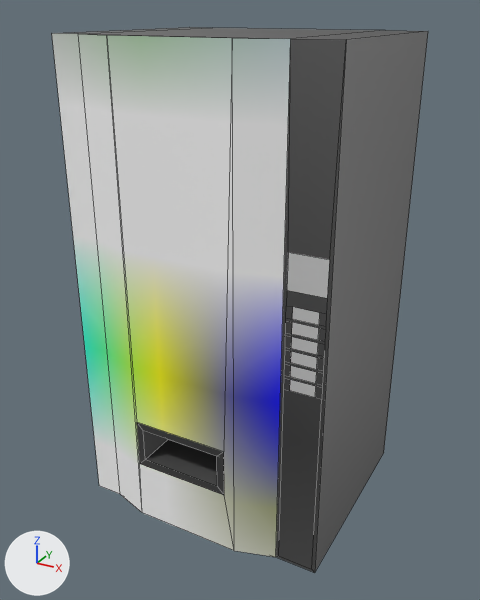
The FBX model Assets/Models/Level Design/Props/Interior/Vendor.fbx: old version first, new version second.
Before and after are seen from a 50 mm camera at (1.262, -2.365, 2.082) aimed at (-0.004, -0.063, 0.931). The axes (+X, +Y, +Z) are drawn at lower left. The lights are the same throughout. Mesh edges are drawn as thin lines. Where no turn or scale is listed for an object, it has been applied to the vertices.

Script lines for the objects in view, before the commit:
```python
me_cube_025 = bpy.data.meshes.new('Cube.025')
me_cube_025.from_pydata(...)  # 86 vertices, 59 faces; spans x -0.55..0.55, y -0.5..0.45, z 0.0..2.0
me_cube_025.materials.append(mat_master)  # picture img_hospital_atlas_png
# before: 1 (0.39, -0.45, 1.34) at pixel (288, 252), 5 (0.54, -0.45, 1.34) at pixel (329, 259), 36 (0.39, -0.45, 1.2) at pixel (286, 290), 37 (0.54, -0.45, 1.2) at pixel (327, 298)
ob_cube_009 = bpy.data.objects.new('Cube.009', me_cube_025)
ob_cube_009.location = (0.0, 0.0, 0.0)
```
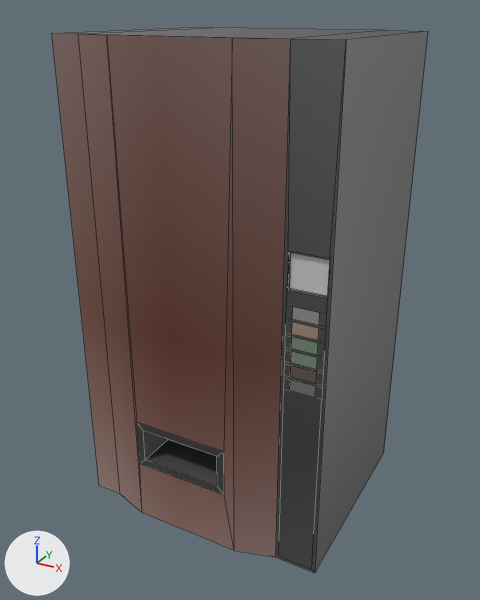
Diff of the bpy script that builds the scene:
```diff
--- a/Assets/Models/Level Design/Props/Interior/Vendor.fbx.py
+++ b/Assets/Models/Level Design/Props/Interior/Vendor.fbx.py
@@ me_cube_025 @@
 # used by ob_cube_009; location = (0.0, 0.0, 0.0)
 # verts and faces of me_cube_025; kept vertices keep their numbers, new ones are numbered from 86
-me_cube_025.from_pydata(...)  # 86 vertices, 59 faces; spans x -0.55..0.55, y -0.5..0.45, z 0.0..2.0
+me_cube_025.from_pydata(...)  # 94 vertices, 67 faces; spans x -0.55..0.55, y -0.5..0.45, z 0.0..2.0
+# me_cube_025 part 1
+delete_faces([(1, 36, 37, 5)])
+for new, old in zip([*range(86, 90)], [1, 5, 36, 37]): verts[new] = verts[old] + (0.0, 0.01, 0.0)
+verts[90] = (0.54, -0.44, 1.2)  # pixel (327, 296)
+verts[91] = (0.54, -0.44, 1.34)  # pixel (330, 259)
+verts[92] = (0.4, -0.44, 1.34)  # pixel (290, 251)
+verts[93] = (0.4, -0.44, 1.2)  # pixel (289, 288)
+faces += [(36, 37, 89, 88), (90, 91, 92, 93), (1, 86, 87, 5), (1, 36, 88, 86), (87, 91, 90, 89), (86, 92, 91, 87)]
+faces += [(86, 88, 93, 92), (88, 89, 90, 93), (5, 87, 89, 37)]
+# me_cube_025 part 2: 13 kept faces spanning x -0.55..0.52, y -0.5..-0.45, z 0.0..2.0 get new texture (UV) coordinates
 me_cube_025.materials.append(mat_master)
```

Where the change shows, as pixel boxes [x1, y1, x2, y2] in the pictures (480 x 600 px):
part 1 of me_cube_025, built on
    both: [287, 252, 330, 298]
part 2 of me_cube_025, surface changed (grey to brown)
    both: [52, 33, 320, 557]
